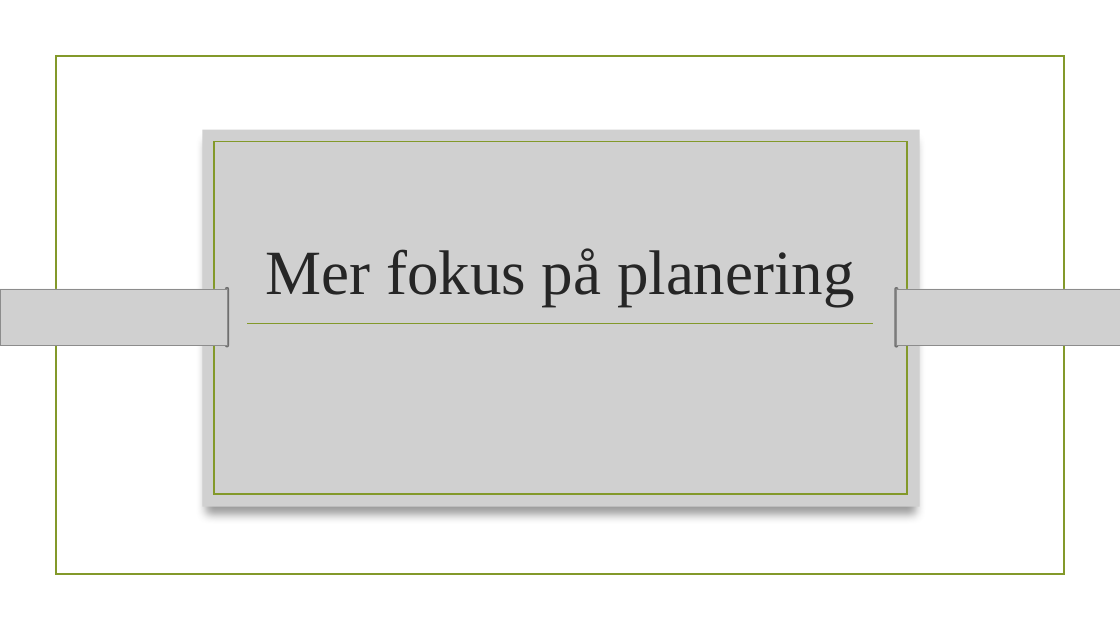
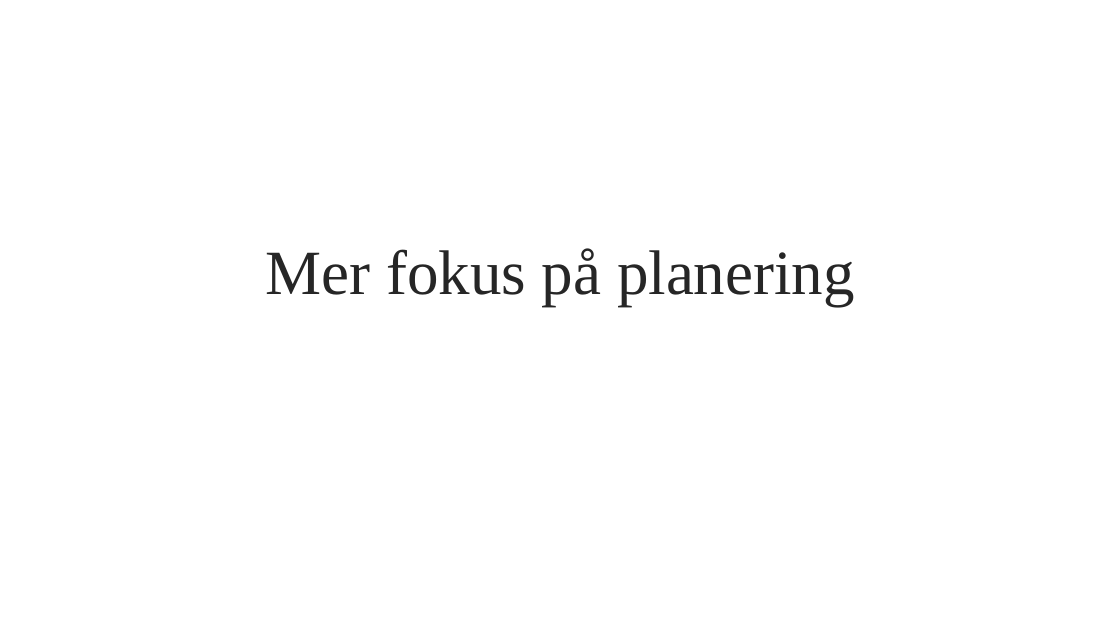
Before and after one commit to PGBSNH19/spacepark-grupp-2-b02-b04, a slide deck: slide 13 of Dokumentation/Geometric color block.pptx (slide 12 before the commit). Drawn at 1120x630 pixels with LibreOffice and Linux fonts; fonts in the diff are those of the drawing; grey boxes stand for pictures; background and template pictures are left out. Boxes give left, top, right and bottom in pixels: in the first picture for what was removed or moved away, otherwise in the second. Text is boxed around its words. In the diff, an @@ line names an element or a change of style, - is before the commit and + after.

```diff
--- a/Dokumentation/Geometric color block.pptx
+++ b/Dokumentation/Geometric color block.pptx
@@ rectangle removed at (x1=55, y1=56, x2=1064, y2=575) @@
@@ picture removed at (x1=202, y1=129, x2=920, y2=507) @@
@@ rectangle removed at (x1=214, y1=142, x2=907, y2=494) @@
@@ picture removed at (x1=0, y1=289, x2=226, y2=345) @@
@@ picture removed at (x1=895, y1=289, x2=1120, y2=345) @@
@@ group removed at (x1=0, y1=287, x2=1120, y2=348): 2 rounded rectangles, 2 pictures @@
@@ line removed from (247, 323) to (874, 323) @@
```
Also in this commit, not shown: 8 other slides changed, 11 slides added, 4 slides removed, 1 other file.
